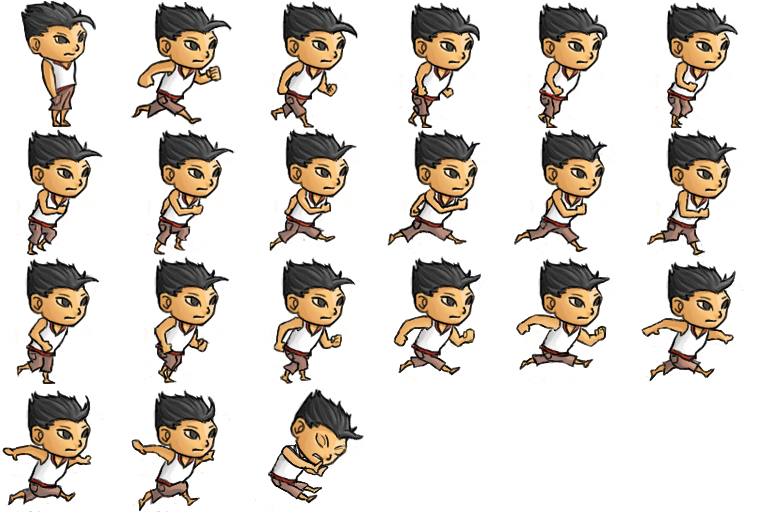
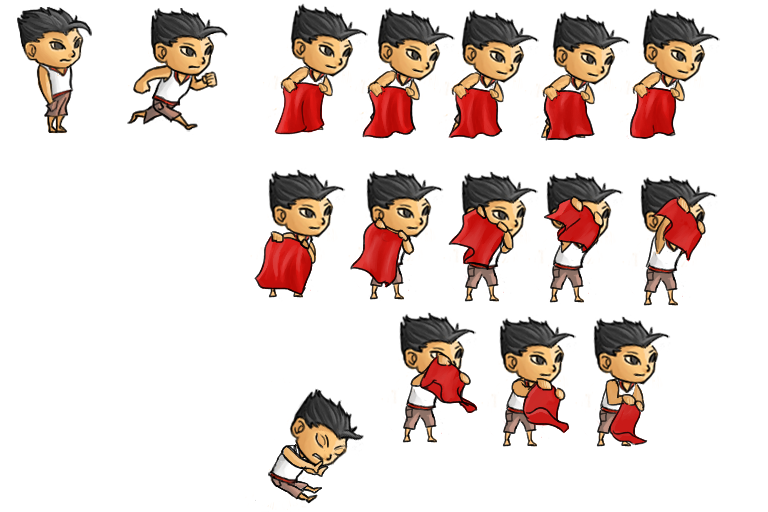
Revision of a layered w=768, h=512 image; what changed, layer by layer:
added group "Olé up 5" with 7 layers above "Olé up 4" over box(622, 173, 718, 308)
added layer "Calque 4" (4th of 13, in "Olé up 5") in group "Olé up 5" over box(622, 173, 718, 308)
added group "Olé up 4" with 7 layers above "Olé up 3" over box(528, 170, 624, 305)
added layer "Calque 4" (5th of 13, in "Olé up 4") in group "Olé up 4" over box(528, 170, 624, 305)
added group "Olé up 3" with 7 layers above "Olé up 2" over box(443, 169, 539, 304)
added layer "Calque 4" (6th of 13, in "Olé up 3") in group "Olé up 3" over box(443, 169, 539, 304)
added group "Olé up 2" with 7 layers above "Olé up 1" over box(348, 167, 444, 302)
added layer "Calque 4" (7th of 13, in "Olé up 2") in group "Olé up 2" over box(348, 167, 444, 302)
added group "Olé up 1" with 7 layers above "Olé 5" over box(250, 167, 346, 302)
added group "Olé 5" with 5 layers above "Olé 4" over box(614, 7, 721, 139)
added layer "Calque 4" (9th of 13, in "Olé 5") in group "Olé 5" over box(614, 7, 721, 138)
added group "Olé 4" with 5 layers above "Olé 3" over box(524, 10, 631, 141)
added layer "Calque 4" (10th of 13, in "Olé 4") in group "Olé 4" over box(524, 10, 631, 141)
added group "Olé 3" with 5 layers above "Olé 2" over box(433, 8, 540, 140)
added layer "Calque 4" (11th of 13, in "Olé 3") in group "Olé 3" over box(433, 8, 540, 139)
added group "Olé 2" with 5 layers above "Olé 1" over box(349, 6, 456, 139)
added layer "Calque 4" (12th of 13, in "Olé 2") in group "Olé 2" over box(349, 6, 456, 137)
added group "Olé 1" with 5 layers above "Knock Back" over box(263, 2, 369, 135)
added layer "Calque 4" (13th of 13, in "Olé 1") in group "Olé 1" over box(263, 2, 369, 133)
hid "all" over box(1, 0, 744, 512)
added layer "Ref" above "Fond" over box(17, 6, 228, 135)
hid "Fond" over box(1, 0, 744, 512)
…and 77 more changes (75 added, 1 painted, 1 removed, 1 renamed, 1 visibility)
